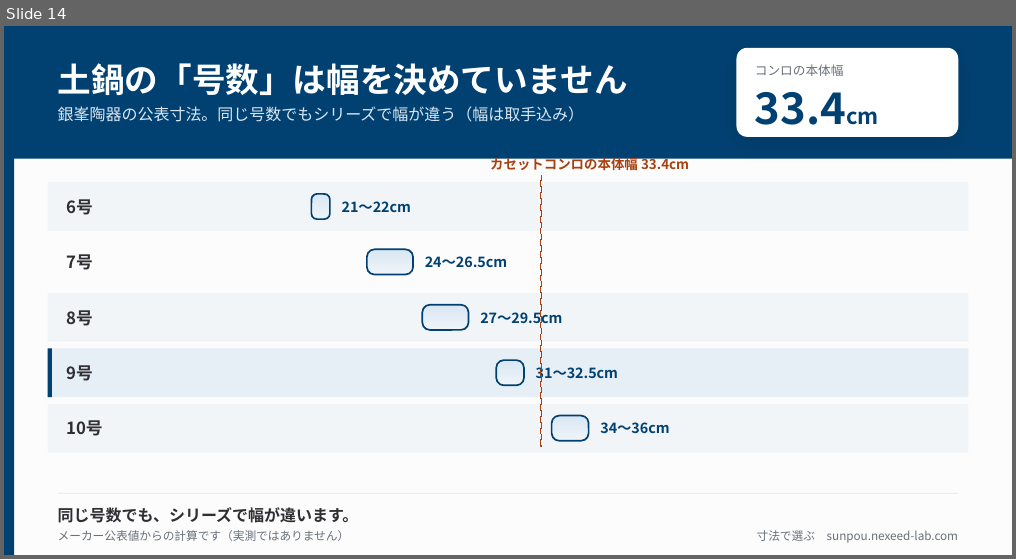
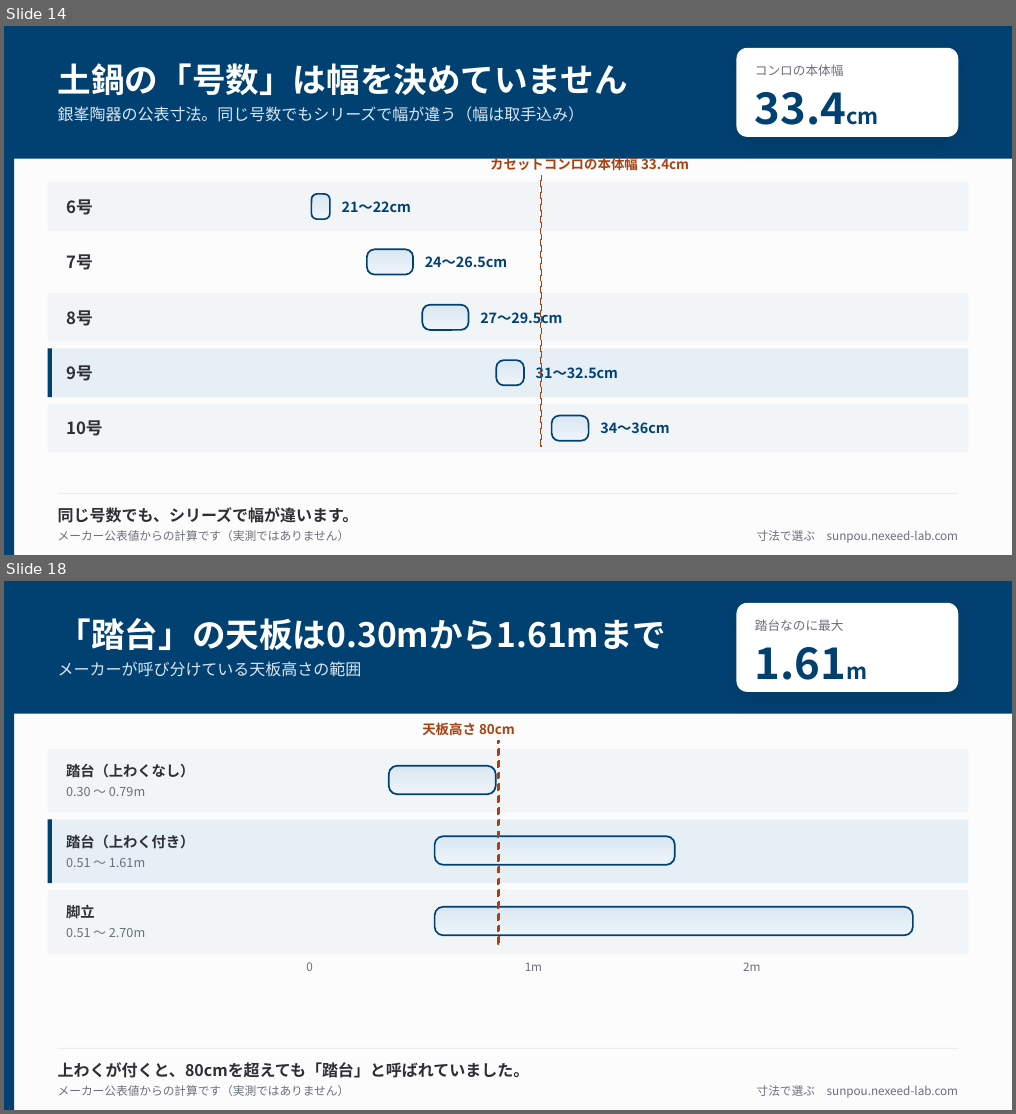
Before and after one commit to oshima0627/sunpou, a slide deck: site/public/img/figures.pptx. Shown one above the other, each under a label of ours: slide 14 before the commit, slides 14 and 18 after it; the slides between them are not shown. The pictures are 1016x559 and 1016x1114 pixels, drawn with LibreOffice and Linux fonts; fonts in the diff are those of the drawing. Boxes give left, top, right and bottom in pixels: in the first picture for what was removed or moved away, otherwise in the second. Text is boxed around its words. In the diff, an @@ line names an element or a change of style, - is before the commit and + after.

```diff
--- a/site/public/img/figures.pptx
+++ b/site/public/img/figures.pptx
@@ slide 18 added at bbox=[4, 581, 1012, 1110], background #FFFFFF @@
@@ rectangle added at bbox=[4, 581, 1012, 1110], fill #FCFCFC @@
@@ rectangle added at bbox=[4, 581, 14, 1110], fill #014172 @@
@@ rectangle added at bbox=[4, 581, 1012, 714], fill #014172 @@
@@ rounded rectangle added at bbox=[736, 603, 958, 691], fill #FFFFFF @@
@@ text added at bbox=[58, 618, 667, 650], 30 pt, text #FFFFFF, bold @@
+「踏台」の天板は0.30mから1.61mまで
@@ text added at bbox=[755, 619, 843, 631], 11.2 pt, text #6A717B @@
+踏台なのに最大
@@ text added at bbox=[58, 661, 362, 677], 14.2 pt, text #DAE7F2 @@
+メーカーが呼び分けている天板高さの範囲
@@ text added at bbox=[755, 647, 846, 680], 39 pt, text #014172, bold @@
+1.61m
@@ text added at bbox=[422, 722, 515, 736], 12 pt, text #A8410F, bold @@
+天板高さ 80cm
@@ rectangle added at bbox=[48, 749, 968, 812], fill #F2F5F8 @@
@@ rectangle added at bbox=[498, 741, 498, 944], outline #A8410F 1.5 pt dashed @@
@@ text added at bbox=[66, 764, 194, 778], 12.8 pt, text #2E2E33, bold @@
+踏台（上わくなし）
@@ text added at bbox=[66, 787, 145, 796], 11.2 pt, text #6A717B @@
+0.30 〜 0.79m
@@ rounded rectangle added at bbox=[389, 766, 496, 794], fill gradient #EEF4F9 to #DAE7F2, outline #014172 1.5 pt @@
@@ rectangle added at bbox=[48, 820, 968, 883], fill #E6EEF6 @@
@@ rectangle added at bbox=[48, 820, 52, 883], fill #014172 @@
@@ text added at bbox=[66, 835, 194, 849], 12.8 pt, text #2E2E33, bold @@
+踏台（上わく付き）
@@ rounded rectangle added at bbox=[435, 837, 675, 865], fill gradient #EEF4F9 to #DAE7F2, outline #014172 1.5 pt @@
@@ text added at bbox=[66, 858, 145, 867], 11.2 pt, text #6A717B @@
+0.51 〜 1.61m
@@ rectangle added at bbox=[48, 890, 968, 954], fill #F2F5F8 @@
@@ text added at bbox=[66, 905, 95, 919], 12.8 pt, text #2E2E33, bold @@
+脚立
@@ rounded rectangle added at bbox=[435, 907, 913, 935], fill gradient #EEF4F9 to #DAE7F2, outline #014172 1.5 pt @@
@@ text added at bbox=[66, 928, 145, 937], 11.2 pt, text #6A717B @@
+0.51 〜 2.70m
@@ text added at bbox=[306, 962, 313, 971], 10.5 pt, text #6A717B @@
+0
@@ text added at bbox=[525, 962, 542, 971], 10.5 pt, text #6A717B @@
+1m
@@ text added at bbox=[743, 962, 760, 971], 10.5 pt, text #6A717B @@
+2m
@@ rectangle added at bbox=[58, 1048, 959, 1049], fill #E2E7EC @@
@@ text added at bbox=[58, 1062, 530, 1078], 14.2 pt, text #2E2E33, bold @@
+上わくが付くと、80cmを超えても「踏台」と呼ばれていました。
@@ text added at bbox=[58, 1085, 350, 1096], 10.5 pt, text #6A717B @@
+メーカー公表値からの計算です（実測ではありません）
@@ text added at bbox=[757, 1085, 958, 1098], 10.5 pt, text #6A717B @@
+寸法で選ぶ sunpou.nexeed-lab.com
```
Also in this commit, not shown: 4 other slides added, 6 other files.
